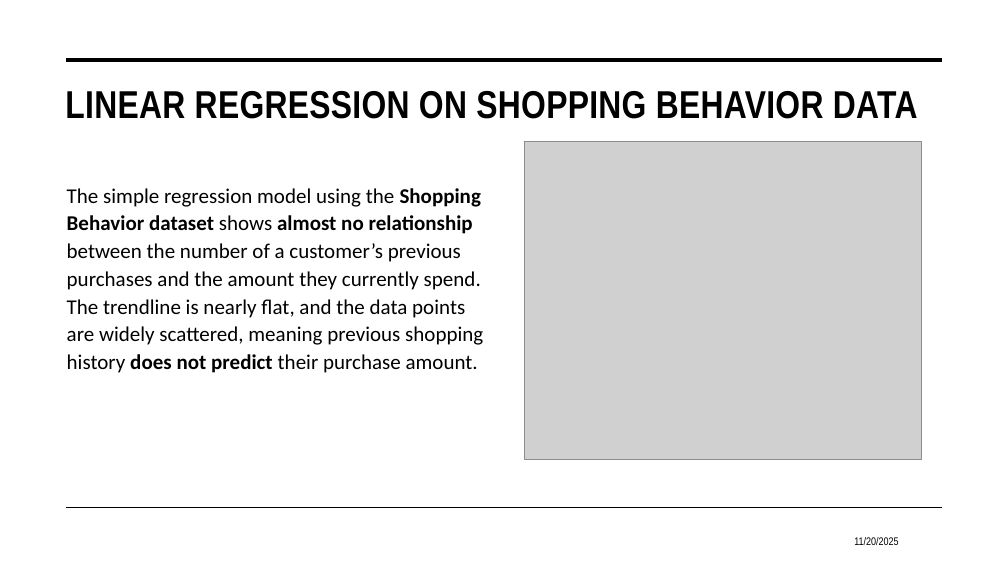
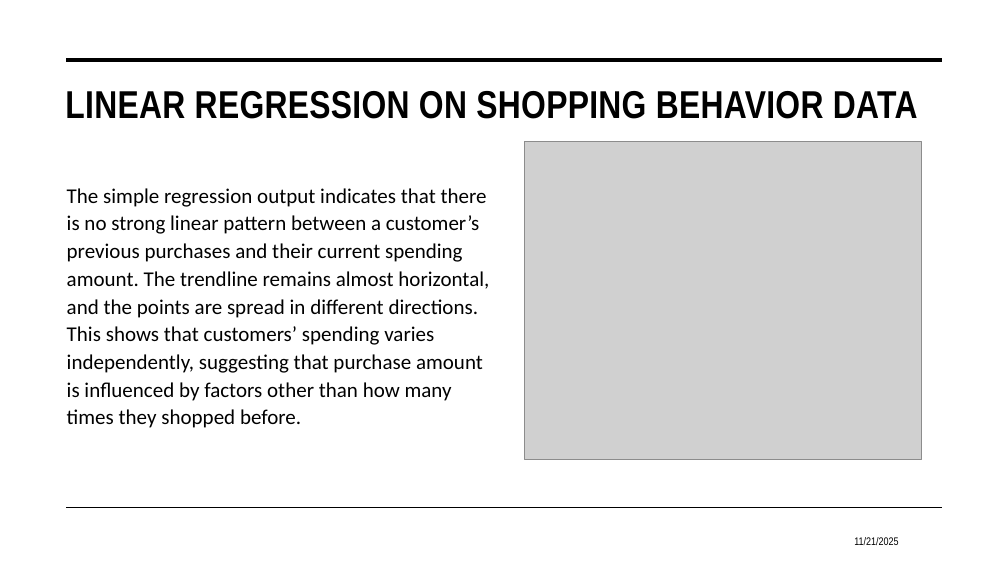
Before and after one commit to Rwaan-001/projectRepo, a slide deck: slide 16 of Data_PowerPoint.pptx. Drawn at 1008x567 pixels with LibreOffice and Linux fonts; fonts in the diff are those of the drawing; grey boxes stand for pictures. Boxes give left, top, right and bottom in pixels: in the first picture for what was removed or moved away, otherwise in the second. Text is boxed around its words. In the diff, an @@ line names an element or a change of style, - is before the commit and + after.

```diff
--- a/Data_PowerPoint.pptx
+++ b/Data_PowerPoint.pptx
@@ text at (67, 188, 489, 428): text changed @@
-The simple regression model using the Shopping Behavior dataset shows almost no relationship between the number of a customer’s previous purchases and the amount they currently spend. The trendline is nearly flat, and the data points are widely scattered, meaning previous shopping history does not predict their purchase amount.
+The simple regression output indicates that there is no strong linear pattern between a customer’s previous purchases and their current spending amount. The trendline remains almost horizontal, and the points are spread in different directions. This shows that customers’ spending varies independently, suggesting that purchase amount is influenced by factors other than how many times they shopped before.
@@ text at (854, 537, 898, 545): text changed @@
-11/20/2025
+11/21/2025
```
Also in this commit, not shown: 18 other slides changed, 1 slide added, 2 slides removed, 3 other files.
